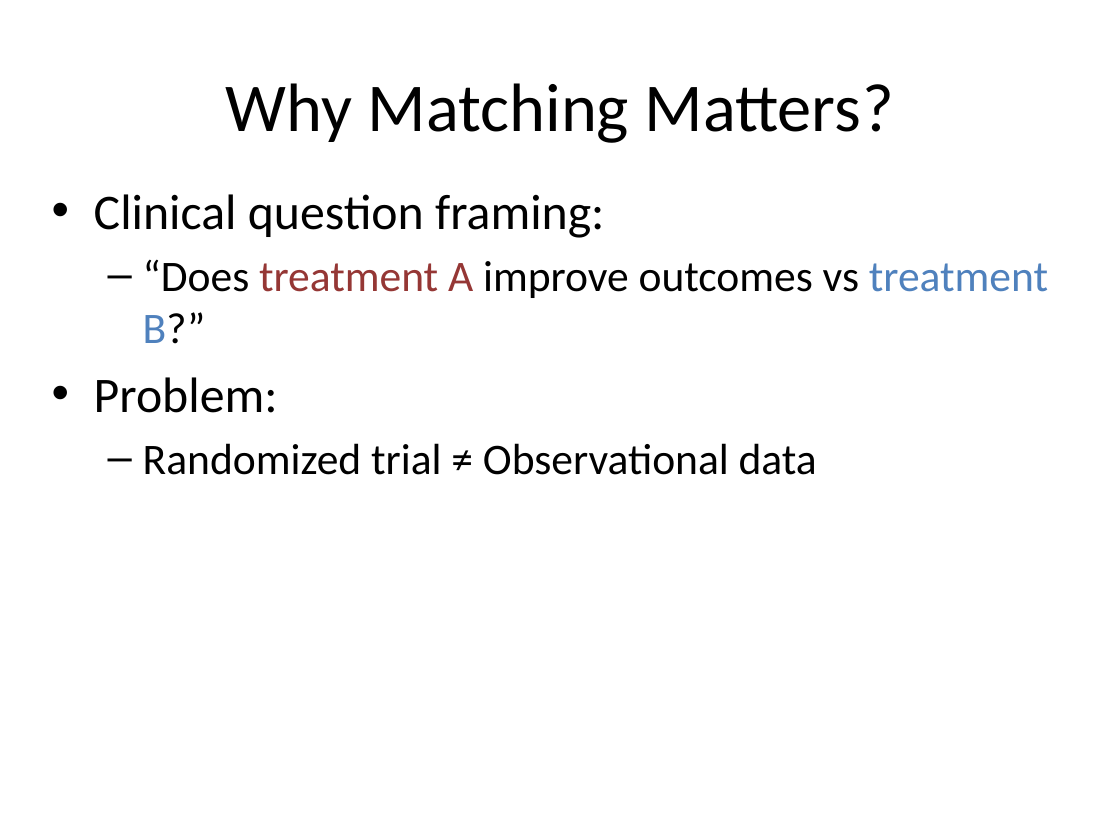
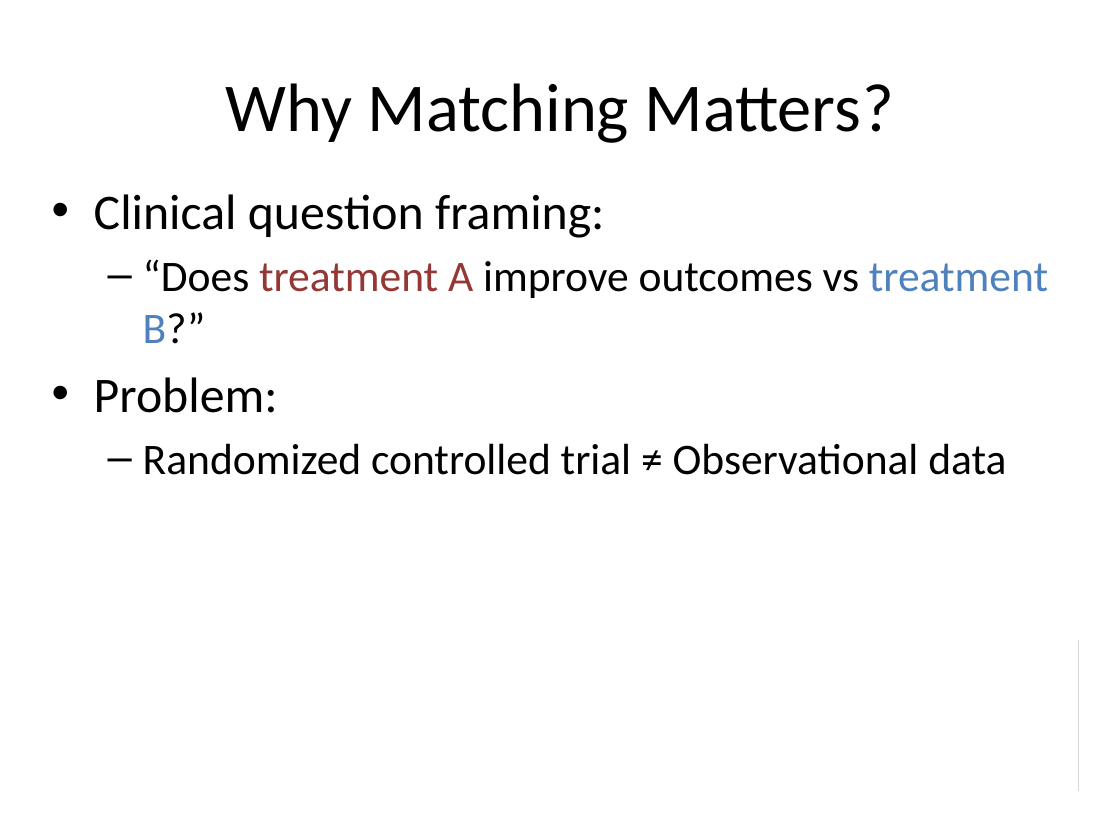
Before and after one commit to cartercompbio/PSTP_bootcamp_2026, a slide deck: slide 2 of Modules/Day_5/MatchingAlgorithms_Lecture.pptx. Drawn at 1120x840 pixels with LibreOffice and Linux fonts; fonts in the diff are those of the drawing; grey boxes stand for pictures. Boxes give left, top, right and bottom in pixels: in the first picture for what was removed or moved away, otherwise in the second. Text is boxed around its words. In the diff, an @@ line names an element or a change of style, - is before the commit and + after.

```diff
--- a/Modules/Day_5/MatchingAlgorithms_Lecture.pptx
+++ b/Modules/Day_5/MatchingAlgorithms_Lecture.pptx
@@ text at (143,443,1006,475): text changed @@
-  – Randomized trial ≠ Observational data
+  – Randomized controlled trial ≠ Observational data
@@ rectangle: place and size @@
-rectangle at (40,494,1103,809)
+rectangle at (16,493,1079,808)
@@ picture added at (206,641,1079,791) @@
```
Also in this commit, not shown: 7 other slides changed, 3 slides added.
